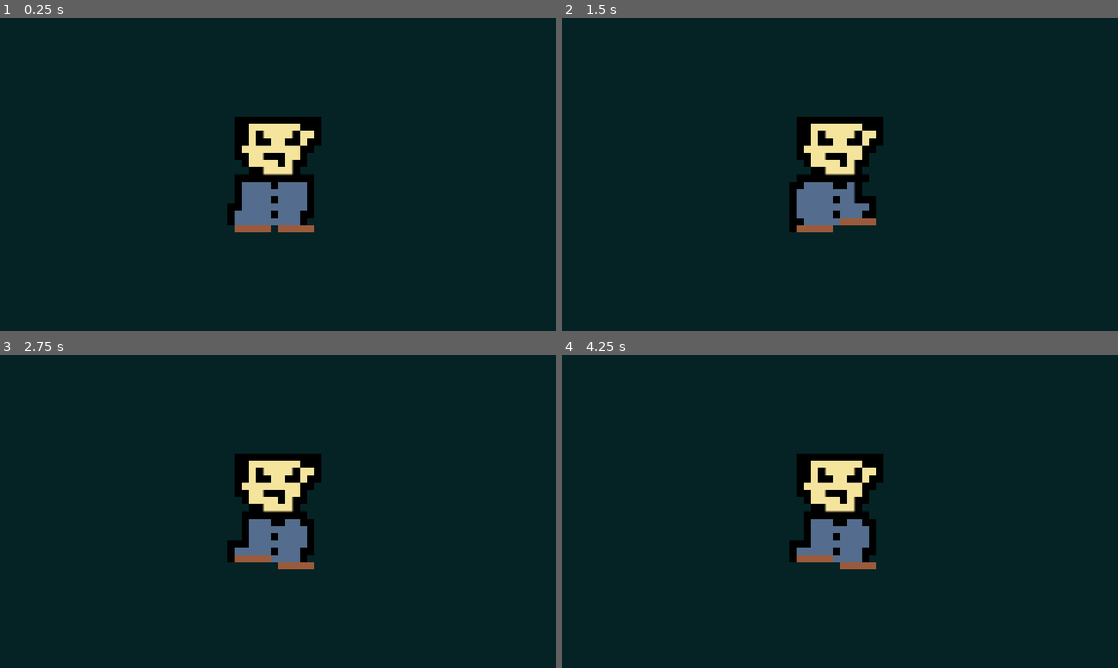
Above: before the commit, frames 1-4 (two rows, left to right).
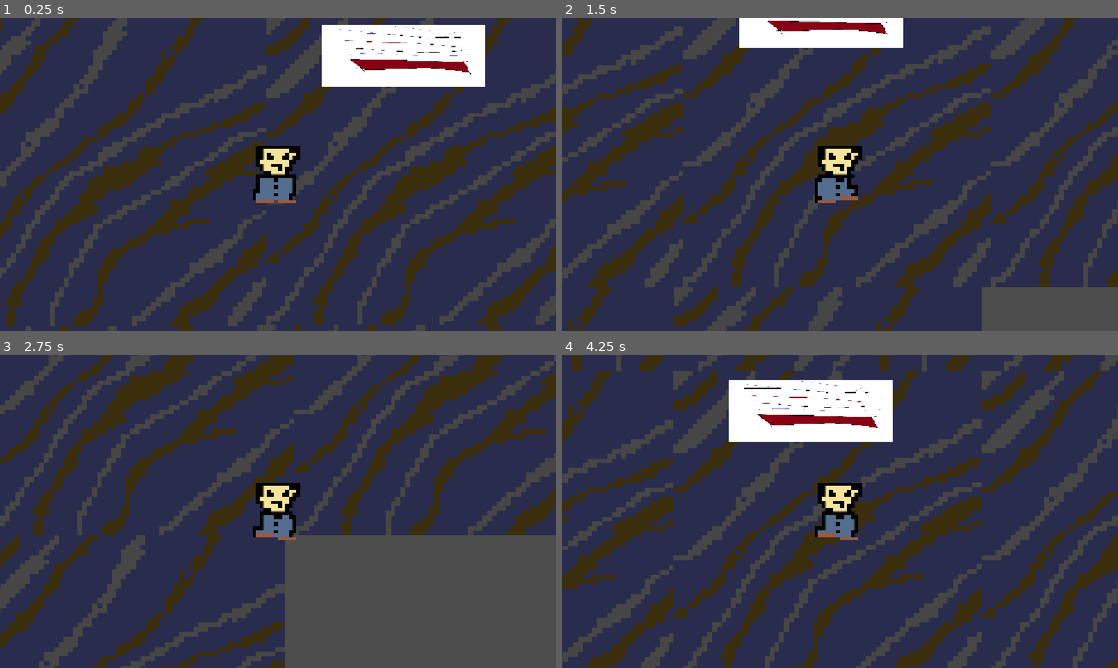
Above: after the commit, the same moments.

Repository: szilveszterbiro7/week3
Game: Godot game, scene res://Scenes/room_1.tscn
Two runs of this game, one before a commit and one after it. Both use one fixed random seed, a clock stepped at 60 frames per second and the inputs below.
Inputs (mouse positions are in pixels of both pictures, inside the frame that each line leads up to):
- Up to frame 1 (0.25 s): no input
- Up to frame 2 (1.5 s): tap Enter at 0.5 s; move the mouse to (962, 158) at 0.52 s; hold D (right) 0.53-1.28 s; tap E (interact, bound only after the commit) at 0.6, 1.35 s; click (962, 158) at 0.67 s; move the mouse to (728, 190) at 1.27 s; hold S (down) from 1.28 s (still down)
- Up to frame 3 (2.75 s): move the mouse to (333, 442) at 2.02 s; release S (down) at 2.03 s; hold D (right) from 2.03 s (still down); tap Alt at 2.1 s; tap E (interact, bound only after the commit) at 2.3 s
- Up to frame 4 (4.25 s): move the mouse to (812, 574) at 2.77 s; release D (right) at 2.78 s; hold W (up) 2.78-3.53 s; tap Shift at 2.85 s; click (812, 574) at 2.92 s; tap E (interact, bound only after the commit) at 3.05, 3.6 s; move the mouse to (1006, 558) at 3.52 s; hold A (left) from 3.53 s (still down)

The runs differ from the first frame. In frame 1, 99% of the frame differs, in the area x 0-100%, y 0-100%; in frame 2, 99%; in frame 3, 99%; in frame 4, 99%.

Commit message:
Added interactions and different textures

Diff:
--- /dev/null
+++ b/Scenes/dialouge.gd
@@ -0,0 +1,19 @@
+extends CanvasLayer
+
+@onready var panel=$Panel
+@onready var dialogue_label=$Panel/MarginContainer/Label
+
+var dialogue_active=false
+
+func _ready():
+	panel.hide()
+func show_dialogue(message: String):
+	dialogue_label.text=message
+	panel.show()
+	dialogue_active=true
+func hide_dialogue():
+	panel.hide()
+	dialogue_active=false
+func _process(_delta):
+	if dialogue_active and Input.is_action_just_pressed("interact"):
+		hide_dialogue()
--- /dev/null
+++ b/Scenes/interactable.gd
@@ -0,0 +1,19 @@
+extends Area2D
+
+
+@export_multiline var txt: String="There is something wrong with this table..."
+
+var player_nearby=false
+
+@onready var dialogue_manager=get_node("/root/Room1/UI")
+
+func _process(_delta):
+	if player_nearby and not dialogue_manager.dialogue_active:
+		if Input.is_action_just_pressed("interact"):
+			dialogue_manager.show_dialogue(txt)
+func _on_body_entered(body):
+	if body.name=="Player":
+		player_nearby=true
+func _on_body_exited(body):
+	if body.name=="Player":
+		player_nearby=false
--- a/Scenes/player.tscn
+++ b/Scenes/player.tscn
@@ -34,9 +34,11 @@
 script = ExtResource("1_cvnsp")
 
 [node name="Sprite2D" type="Sprite2D" parent="." unique_id=1161390530]
+position = Vector2(0, -1)
 
 [node name="Character" type="Sprite2D" parent="." unique_id=773413199]
-position = Vector2(2, -37)
+visible = false
+position = Vector2(0, -36)
 scale = Vector2(0.3403491, 0.3066667)
 texture = ExtResource("2_vgqql")
 
@@ -47,5 +49,6 @@
 [node name="Camera2D" type="Camera2D" parent="." unique_id=540486996]
 
 [node name="AnimatedSprite2D" type="AnimatedSprite2D" parent="." unique_id=1627632360]
+scale = Vector2(0.50029415, 0.50024563)
 sprite_frames = SubResource("SpriteFrames_2tox5")
 animation = &"idle"
--- a/Scenes/room_1.tscn
+++ b/Scenes/room_1.tscn
@@ -1,27 +1,27 @@
 [gd_scene format=3 uid="uid://dda7rumat4ksr"]
 
 [ext_resource type="PackedScene" uid="uid://b3f37gv756mx" path="res://Scenes/player.tscn" id="1_0gevy"]
+[ext_resource type="Texture2D" uid="uid://bwpscbt4kh5sq" path="res://assets/Floor2.png" id="2_m8co2"]
+[ext_resource type="Script" uid="uid://uiy6hvclf6qd" path="res://Scenes/interactable.gd" id="3_isvj2"]
+[ext_resource type="Texture2D" uid="uid://bcy3puykfy5rc" path="res://assets/test.png" id="4_uu0ng"]
+[ext_resource type="Script" uid="uid://dv3pbae5mciri" path="res://Scenes/dialouge.gd" id="5_uu0ng"]
 
 [sub_resource type="SegmentShape2D" id="SegmentShape2D_0gevy"]
 a = Vector2(-30.5, 1701.25)
 b = Vector2(-70.5, -597.75)
 
 [sub_resource type="SegmentShape2D" id="SegmentShape2D_ce5me"]
-a = Vector2(4597, 1093)
-b = Vector2(727, 1058)
+a = Vector2(3236, 53)
+b = Vector2(1002, 107)
+
+[sub_resource type="RectangleShape2D" id="RectangleShape2D_ce5me"]
+size = Vector2(352, 136)
 
 [node name="Room1" type="Node2D" unique_id=2094689066]
 position = Vector2(-286, -410)
 
-[node name="ColorRect" type="ColorRect" parent="." unique_id=64770330]
-offset_left = 375.0
-offset_top = 514.0
-offset_right = 3124.0
-offset_bottom = 2108.0
-color = Color(0.019607844, 0.13725491, 0.14509805, 1)
-
 [node name="Player" parent="." unique_id=2025846468 instance=ExtResource("1_0gevy")]
-position = Vector2(1226, 1038)
+position = Vector2(772, 751)
 
 [node name="StaticBody2D" type="StaticBody2D" parent="." unique_id=1108526331]
 position = Vector2(-209, 283)
@@ -34,7 +34,7 @@
 position = Vector2(2553, 247)
 
 [node name="CollisionShape2D" type="CollisionShape2D" parent="StaticBody2D2" unique_id=762244508]
-position = Vector2(620.5, 416.75)
+position = Vector2(-1017, -197)
 shape = SubResource("SegmentShape2D_0gevy")
 
 [node name="StaticBody2D3" type="StaticBody2D" parent="." unique_id=1258957752]
@@ -48,5 +48,93 @@
 position = Vector2(-788, -616)
 
 [node name="CollisionShape2D" type="CollisionShape2D" parent="StaticBody2D4" unique_id=1926247294]
-position = Vector2(-21, 29)
+position = Vector2(-364, 943)
 shape = SubResource("SegmentShape2D_ce5me")
+
+[node name="Floor" type="Sprite2D" parent="." unique_id=738025399]
+z_index = -1
+position = Vector2(429, 744)
+scale = Vector2(0.1996314, 0.20025583)
+texture = ExtResource("2_m8co2")
+
+[node name="Floor2" type="Sprite2D" parent="." unique_id=2121665984]
+z_index = -1
+position = Vector2(1066, 743)
+scale = Vector2(0.1996314, 0.20025583)
+texture = ExtResource("2_m8co2")
+
+[node name="Floor3" type="Sprite2D" parent="." unique_id=1183034302]
+z_index = -1
+position = Vector2(1705, 743)
+scale = Vector2(0.1996314, 0.20025583)
+texture = ExtResource("2_m8co2")
+
+[node name="Floor4" type="Sprite2D" parent="." unique_id=961958427]
+z_index = -1
+position = Vector2(409, 1384.9995)
+scale = Vector2(0.1996314, 0.20025583)
+texture = ExtResource("2_m8co2")
+
+[node name="Floor5" type="Sprite2D" parent="." unique_id=313613227]
+z_index = -1
+position = Vector2(1047, 1384)
+scale = Vector2(0.1996314, 0.20025583)
+texture = ExtResource("2_m8co2")
+
+[node name="Floor7" type="Sprite2D" parent="." unique_id=1939032081]
+z_index = -1
+position = Vector2(1391.9999, 102.000244)
+scale = Vector2(0.1996314, 0.20025583)
+texture = ExtResource("2_m8co2")
+
+[node name="Floor8" type="Sprite2D" parent="." unique_id=1555011563]
+z_index = -1
+position = Vector2(757, 102)
+scale = Vector2(0.1996314, 0.20025583)
+texture = ExtResource("2_m8co2")
+
+[node name="Floor9" type="Sprite2D" parent="." unique_id=1900366359]
+z_index = -1
+position = Vector2(116, 105)
+scale = Vector2(0.1996314, 0.20025583)
+texture = ExtResource("2_m8co2")
+
+[node name="Table" type="Area2D" parent="." unique_id=656659245]
+script = ExtResource("3_isvj2")
+
+[node name="Sprite2D" type="Sprite2D" parent="Table" unique_id=1741247673]
+position = Vector2(1032, 505)
+scale = Vector2(0.294705, 0.19753088)
+texture = ExtResource("4_uu0ng")
+
+[node name="CollisionShape2D" type="CollisionShape2D" parent="Table" unique_id=294987024]
+position = Vector2(1033, 502)
+shape = SubResource("RectangleShape2D_ce5me")
+
+[node name="UI" type="CanvasLayer" parent="." unique_id=1721621553]
+script = ExtResource("5_uu0ng")
+
+[node name="Panel" type="Panel" parent="UI" unique_id=907628410]
+custom_minimum_size = Vector2(400, 100)
+anchors_preset = 12
+anchor_top = 1.0
+anchor_right = 1.0
+anchor_bottom = 1.0
+offset_left = -26.0
+offset_top = -629.0
+offset_right = -26.0
+offset_bottom = -414.0
+grow_horizontal = 2
+grow_vertical = 0
+
+[node name="MarginContainer" type="MarginContainer" parent="UI/Panel" unique_id=1611913073]
+layout_mode = 0
+offset_right = 40.0
+offset_bottom = 40.0
+
+[node name="Label" type="Label" parent="UI/Panel/MarginContainer" unique_id=1137347143]
+custom_minimum_size = Vector2(400, 100)
+layout_mode = 2
+text = "The table"
+vertical_alignment = 1
+autowrap_mode = 3
--- a/project.godot
+++ b/project.godot
@@ -46,6 +46,11 @@
 "events": [Object(InputEventKey,"resource_local_to_scene":false,"resource_name":"","device":-1,"window_id":0,"alt_press …(192 unchanged characters)…
 ]
 }
+interact={
+"deadzone": 0.2,
+"events": [Object(InputEventKey,"resource_local_to_scene":false,"resource_name":"","device":-1,"window_id":0,"alt_pressed":false,"shift_pressed":false,"ctrl_pressed":false,"meta_pressed":false,"pressed":false,"keycode":0,"physical_keycode":69,"key_label":0,"unicode":101,"location":0,"echo":false,"script":null)
+]
+}
 
 [physics]
 
Not shown, added: Scenes/dialouge.gd.uid
Not shown, added: Scenes/interactable.gd.uid
Binary file added: assets/Floor1.png
Not shown, added: assets/Floor1.png.import
Binary file added: assets/Floor2.png
Not shown, added: assets/Floor2.png.import
Binary file added: assets/test.png
Not shown, added: assets/test.png.import
